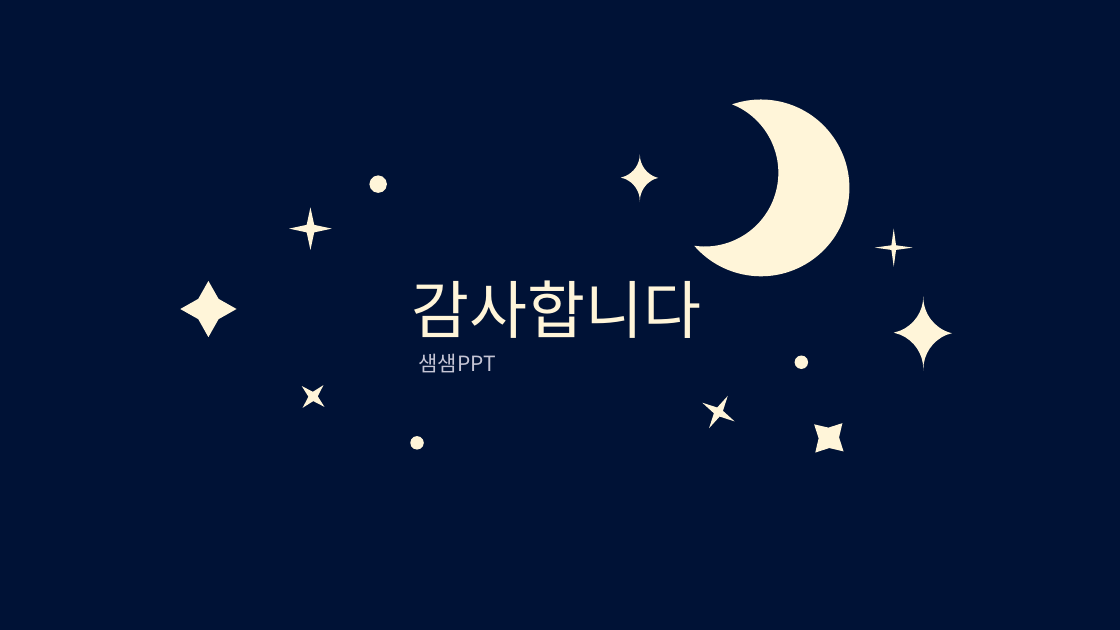
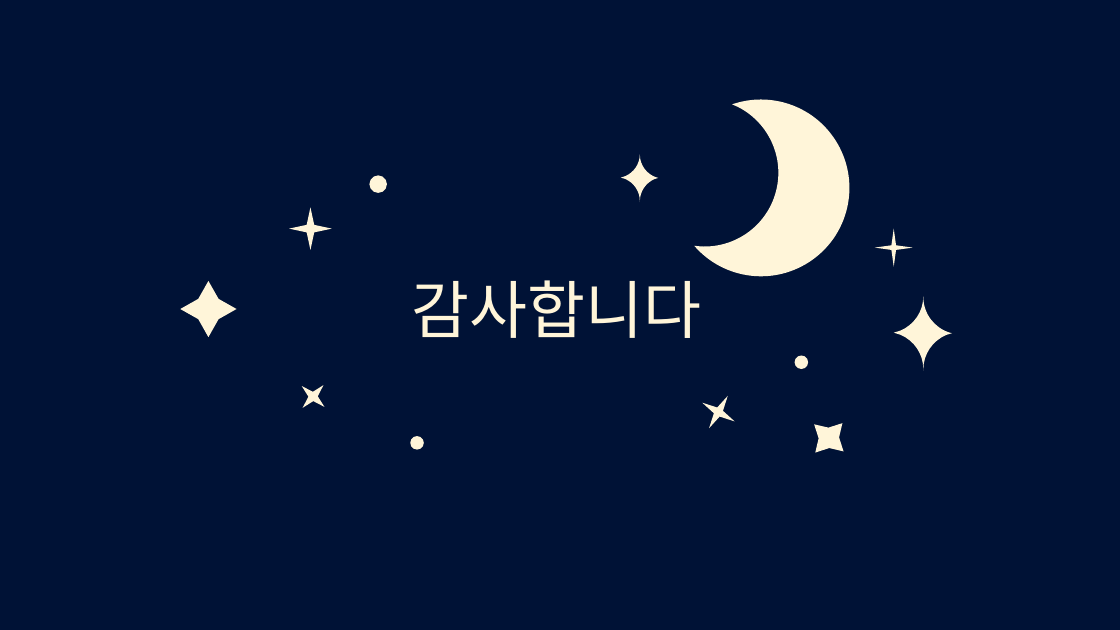
Before and after one commit to 0817php-404NFT/todolist, a slide deck: slide 22 of doc/꿀잠_todolist_ppt.pptx (slide 16 before the commit). Drawn at 1120x630 pixels with LibreOffice and Linux fonts; fonts in the diff are those of the drawing. Boxes give left, top, right and bottom in pixels: in the first picture for what was removed or moved away, otherwise in the second. Text is boxed around its words. In the diff, an @@ line names an element or a change of style, - is before the commit and + after.

```diff
--- a/doc/꿀잠_todolist_ppt.pptx
+++ b/doc/꿀잠_todolist_ppt.pptx
@@ text removed at (418,353,495,373) @@
-샘샘PPT
```
Also in this commit, not shown: 3 other slides changed, 6 slides added.
